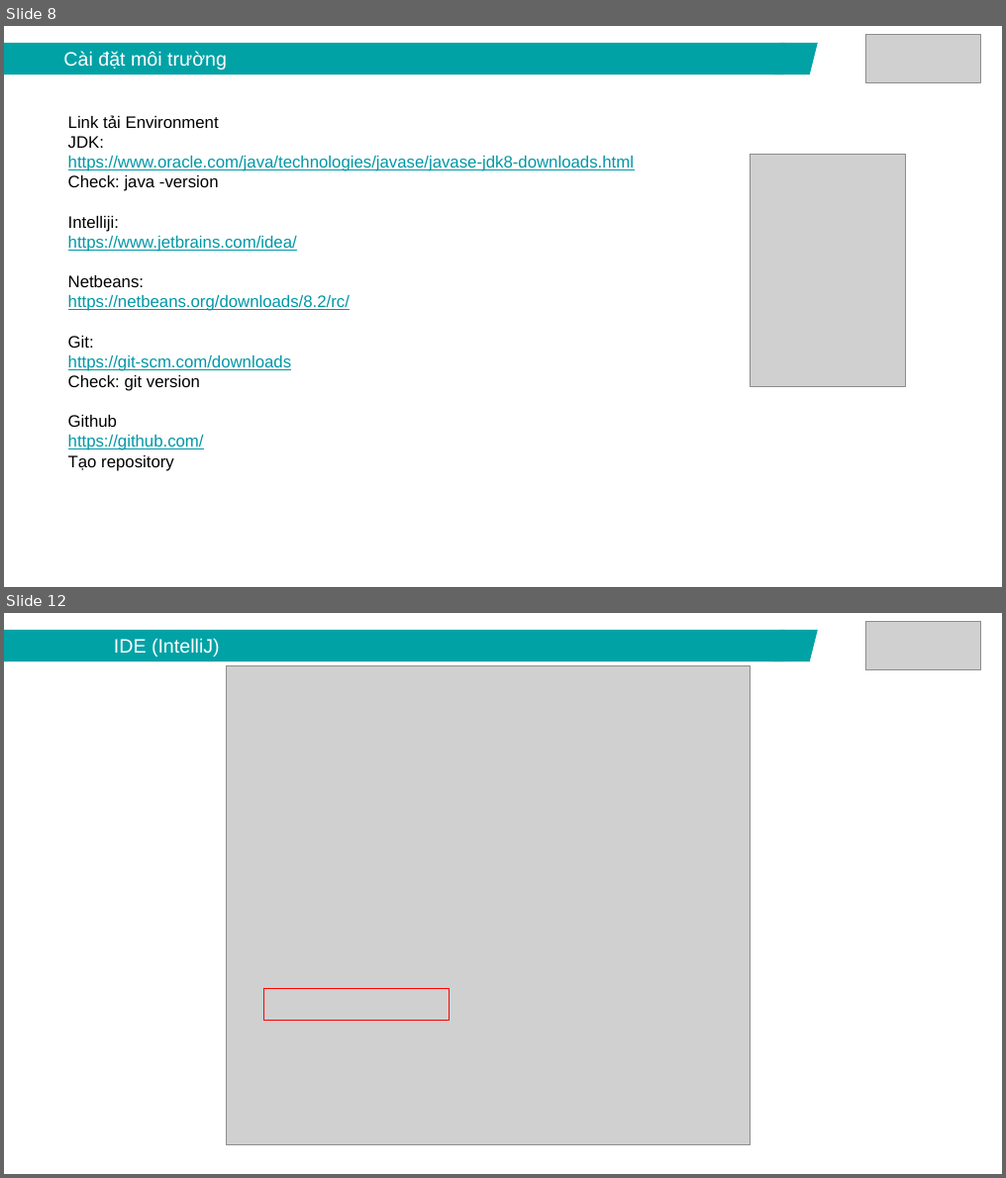
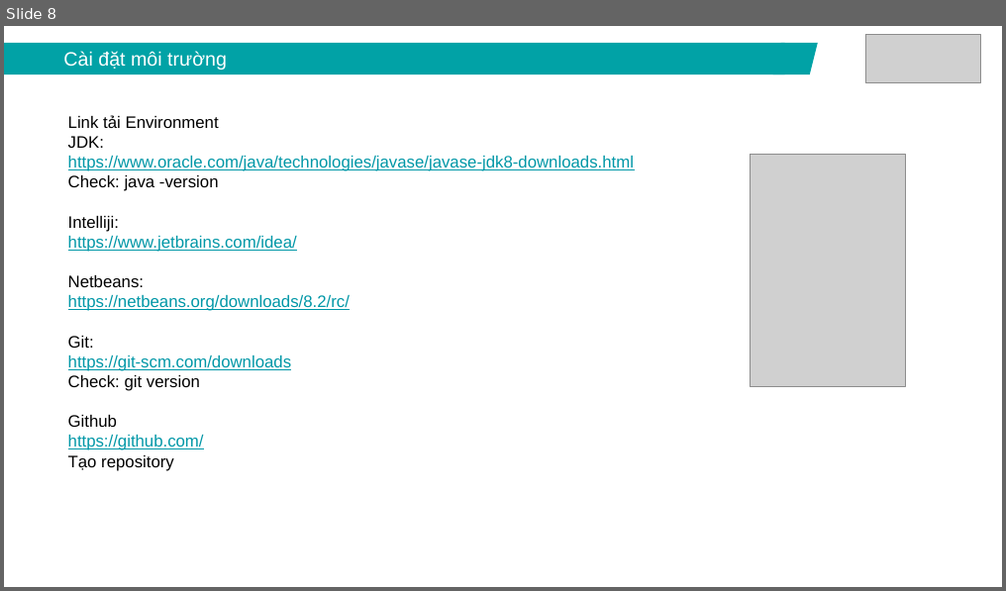
Before and after one commit to lamxung55/javacore, a slide deck: ppt/Java core - Lecture 1 - Introduction.pptx. Shown one above the other, each under a label of ours: slides 8 and 12 before the commit, slide 8 after it; the slides between them are not shown. The pictures are 1006x1178 and 1006x591 pixels, drawn with LibreOffice and Linux fonts; fonts in the diff are those of the drawing; grey boxes stand for pictures. Boxes give left, top, right and bottom in pixels: in the first picture for what was removed or moved away, otherwise in the second. Text is boxed around its words. In the diff, an @@ line names an element or a change of style, - is before the commit and + after.

```diff
--- a/ppt/Java core - Lecture 1 - Introduction.pptx
+++ b/ppt/Java core - Lecture 1 - Introduction.pptx
@@ slide 12 removed at box(4, 613, 1002, 1174), background #FFFFFF @@
@@ rectangle removed at box(4, 630, 784, 662) @@
-IDE (IntelliJ)
@@ parallelogram removed at box(772, 630, 818, 662) @@
@@ picture removed at box(865, 621, 981, 669) @@
@@ picture removed at box(227, 665, 749, 1145) @@
@@ rectangle removed at box(263, 989, 450, 1021) @@
```
Also in this commit, not shown: 5 slides changed, 5 slides added, 4 other slides removed.
